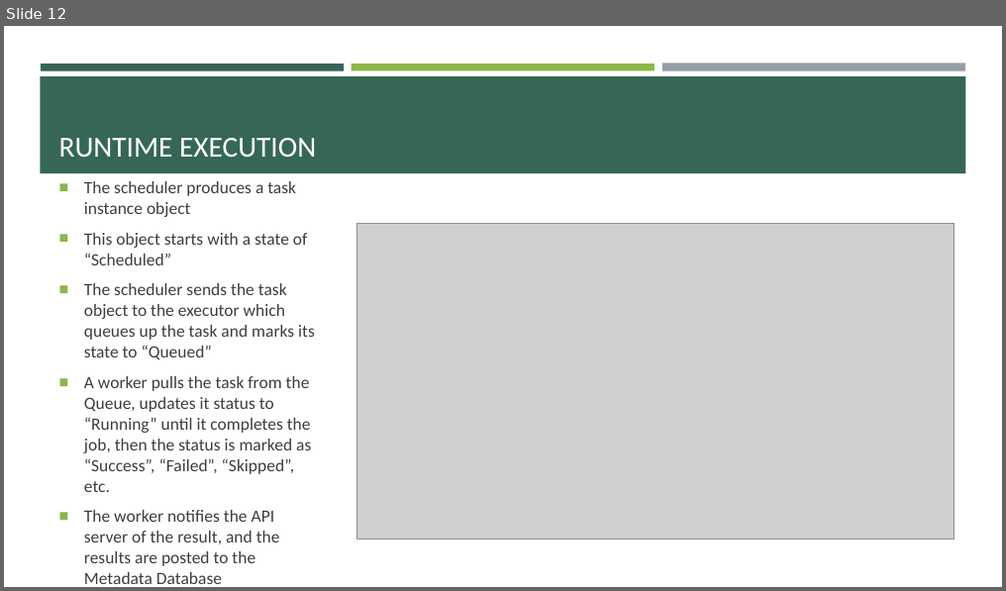
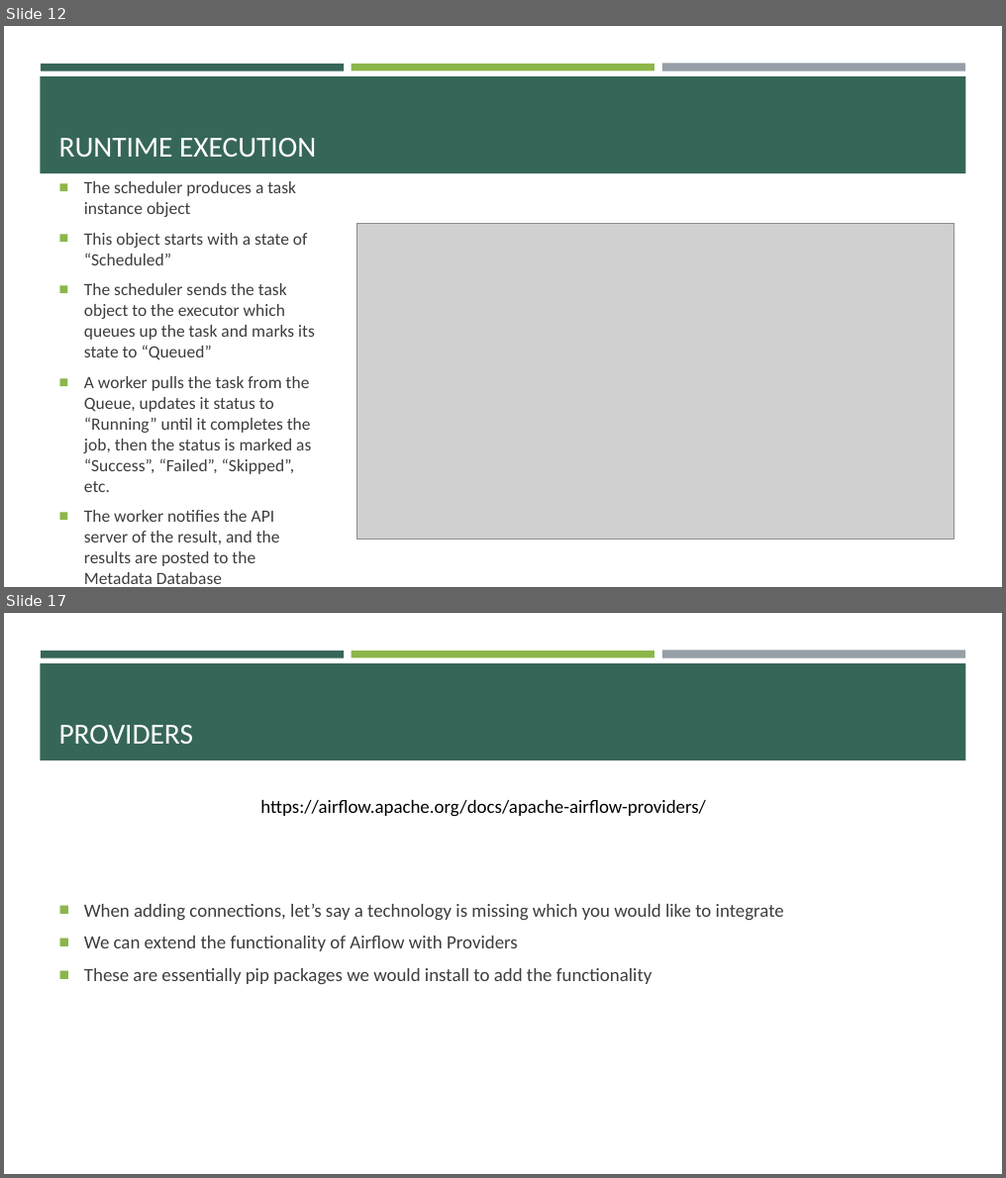
Before and after one commit to e-m-wilson/data_engineering, a slide deck: airflow/Airflow.pptx. Shown one above the other, each under a label of ours: slide 12 before the commit, slides 12 and 17 after it; the slides between them are not shown. The pictures are 1006x591 and 1006x1178 pixels, drawn with LibreOffice and Linux fonts; fonts in the diff are those of the drawing; grey boxes stand for pictures. Boxes give left, top, right and bottom in pixels: in the first picture for what was removed or moved away, otherwise in the second. Text is boxed around its words. In the diff, an @@ line names an element or a change of style, - is before the commit and + after.

```diff
--- a/airflow/Airflow.pptx
+++ b/airflow/Airflow.pptx
@@ slide 17 added at <box>4,613,1002,1174</box>, background #FFFFFF; not listed: 4 template elements that a slide beside it also shows @@
@@ title added at <box>59,725,193,744</box>, 28 pt, text #FFFFFF @@
+PROVIDERS
@@ text added at <box>260,800,706,817</box>, 18 pt, text #000000 @@
+https://airflow.apache.org/docs/apache-airflow-providers/
@@ text added at <box>84,904,784,984</box>, 18 pt, text #3D3D3D @@
+■ When adding connections, let’s say a technology is missing which you would like to integrate
+■ We can extend the functionality of Airflow with Providers
+■ These are essentially pip packages we would install to add the functionality
```
Also in this commit, not shown: 2 slides changed, 11 other slides added.
